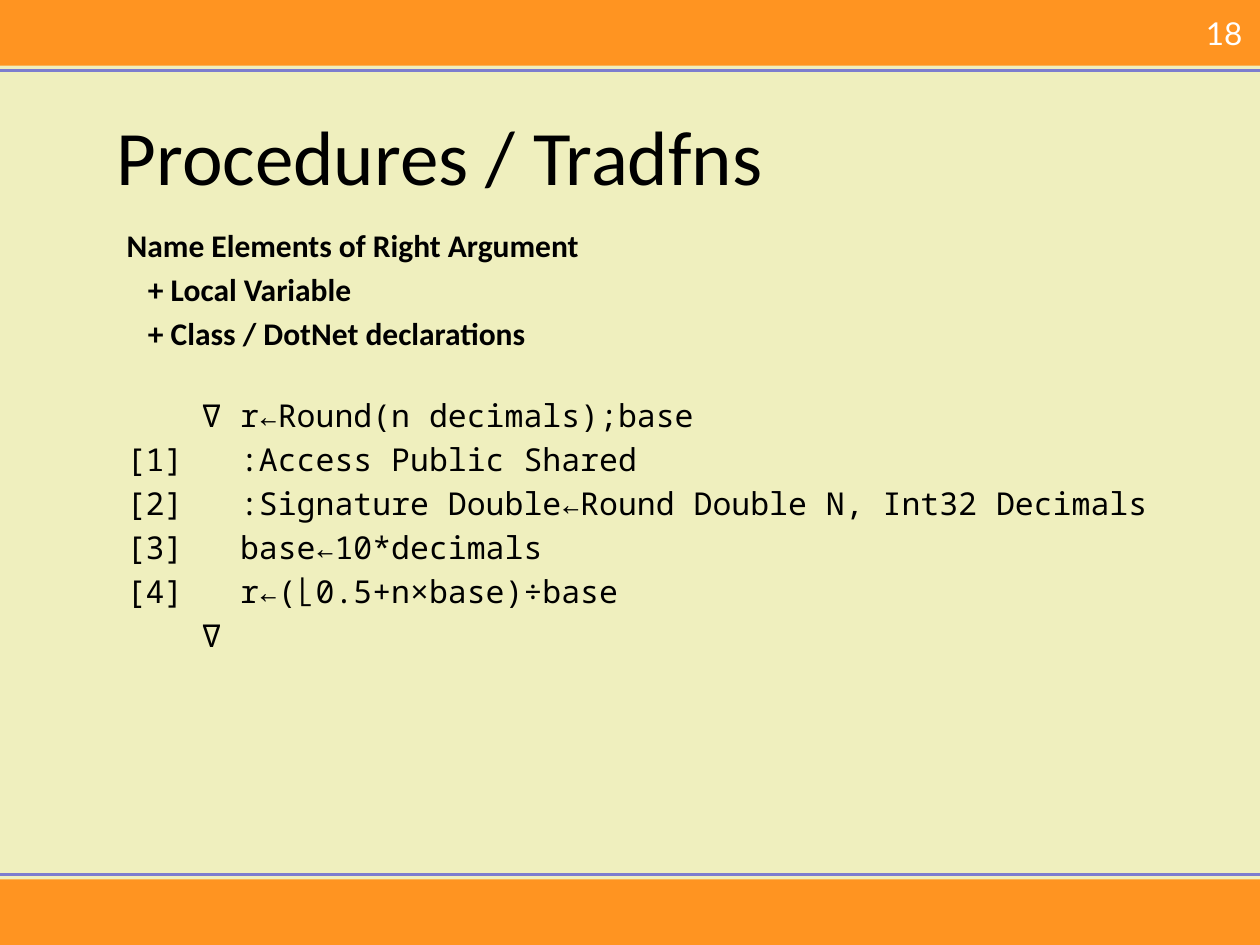
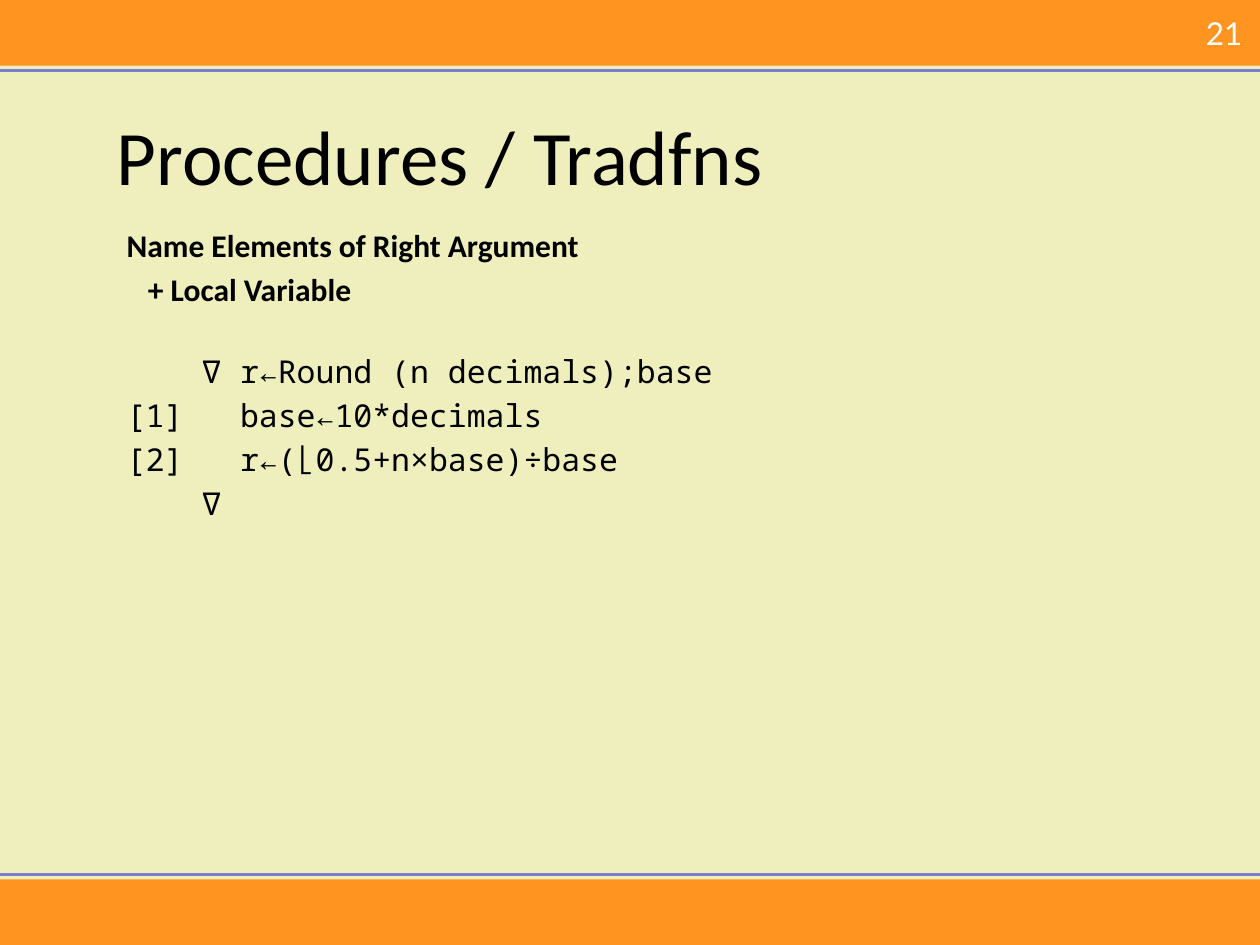
Before and after one commit to mkromberg/ECUST2018, a slide deck: slide 21 of Intro.pptx (slide 18 before the commit). Drawn at 1260x945 pixels with LibreOffice and Linux fonts; fonts in the diff are those of the drawing; background and template pictures are left out. Boxes give left, top, right and bottom in pixels: in the first picture for what was removed or moved away, otherwise in the second. Text is boxed around its words. In the diff, an @@ line names an element or a change of style, - is before the commit and + after.

```diff
--- a/Intro.pptx
+++ b/Intro.pptx
@@ page number at (1206,22,1243,45): text changed @@
-18
+21
@@ text at (127,359,713,476): text changed @@
-+ Class / DotNet declarations
-∇ r←Round(n decimals);base
-[1] :Access Public Shared
-[2] :Signature Double←Round Double N, Int32 Decimals
-[3] base←10*decimals
-[4] r←(⌊0.5+n×base)÷base
+∇ r←Round (n decimals);base
+[1] base←10*decimals
+[2] r←(⌊0.5+n×base)÷base
```
Also in this commit, not shown: 6 other slides changed, 5 slides added, 7 slides removed, 1 other file.
